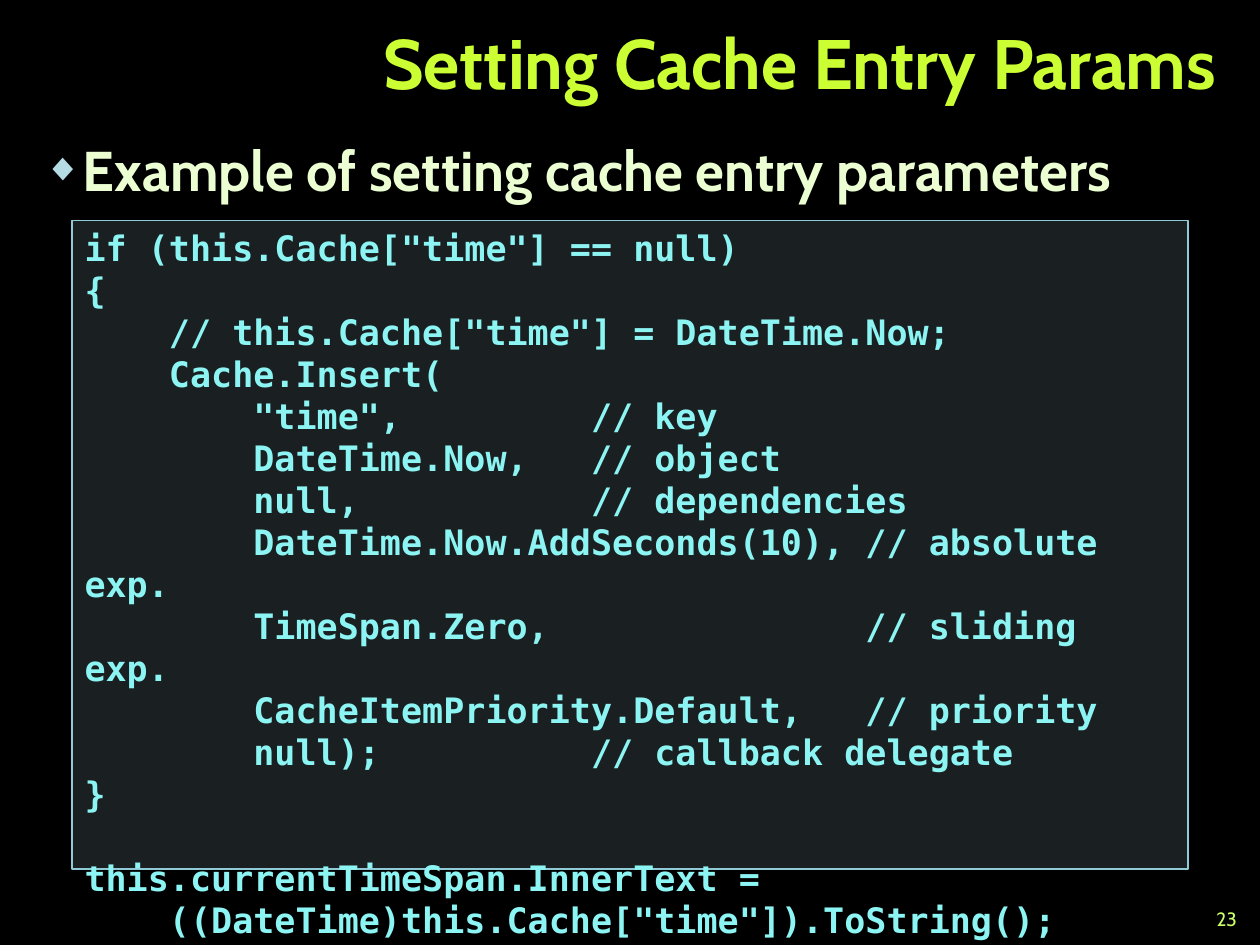
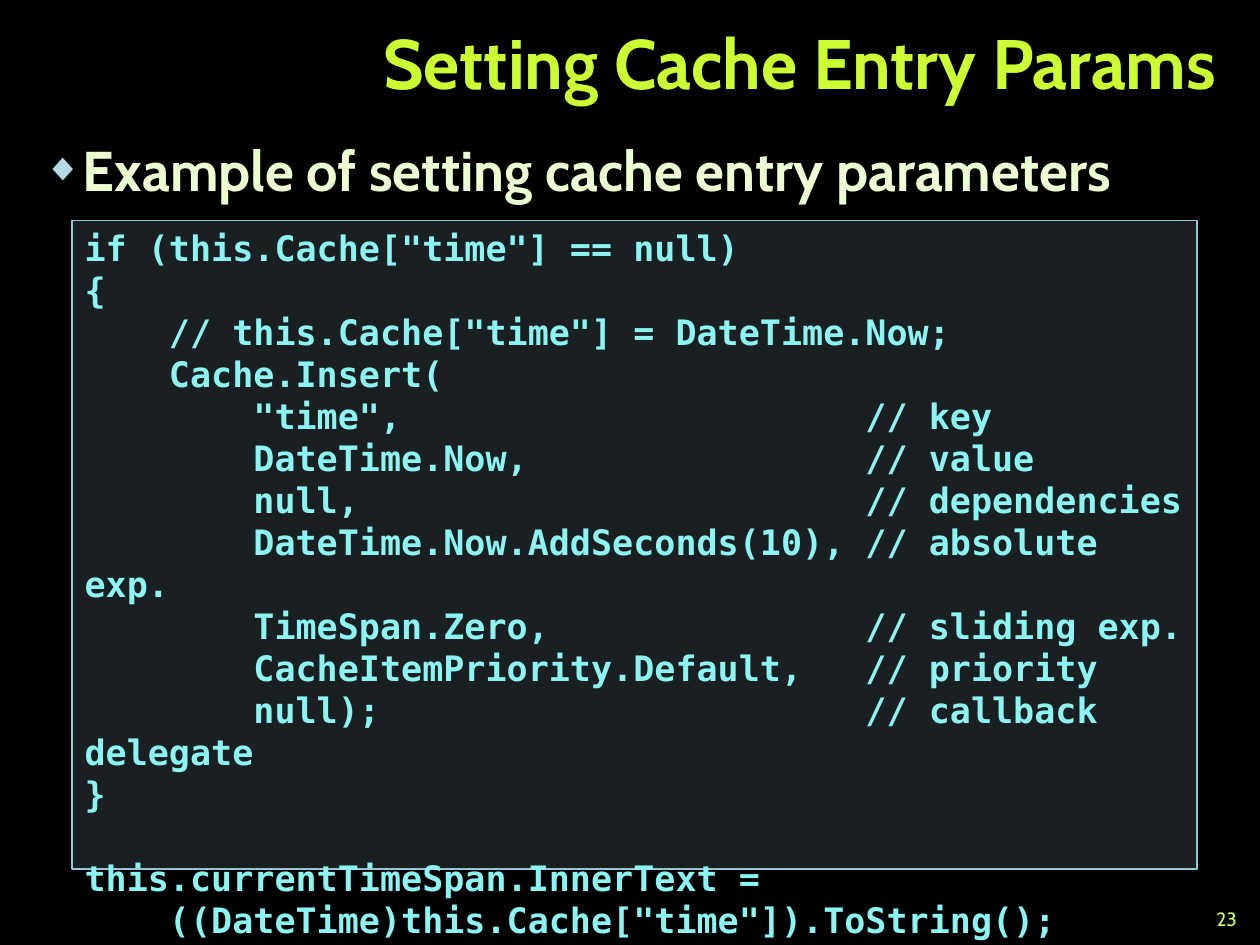
Before and after one commit to martin-nikolov/Telerik-Academy, a slide deck: slide 23 of ASP.NET MVC/07. ASP.NET Caching Data/ASP.NET Caching Data.pptx. Drawn at 1260x945 pixels with LibreOffice and Linux fonts; fonts in the diff are those of the drawing; background and template pictures are left out. Boxes give left, top, right and bottom in pixels: in the first picture for what was removed or moved away, otherwise in the second. Text is boxed around its words. In the diff, an @@ line names an element or a change of style, - is before the commit and + after.

```diff
--- a/ASP.NET MVC/07. ASP.NET Caching Data/ASP.NET Caching Data.pptx
+++ b/ASP.NET MVC/07. ASP.NET Caching Data/ASP.NET Caching Data.pptx
@@ rectangle "if (this.Cache["time"] == null)": place and size @@
-rectangle "if (this.Cache["time"] == null)" at <box>72,220,1187,869</box>
+rectangle "if (this.Cache["time"] == null)" at <box>72,220,1197,869</box>
@@ text in rectangle at <box>253,443,1034,476</box>: text changed @@
-DateTime.Now, // object
+DateTime.Now, // value
```
Also in this commit, not shown: 5 other slides changed, 1 slide added, 1 slide removed, 1 other file.
